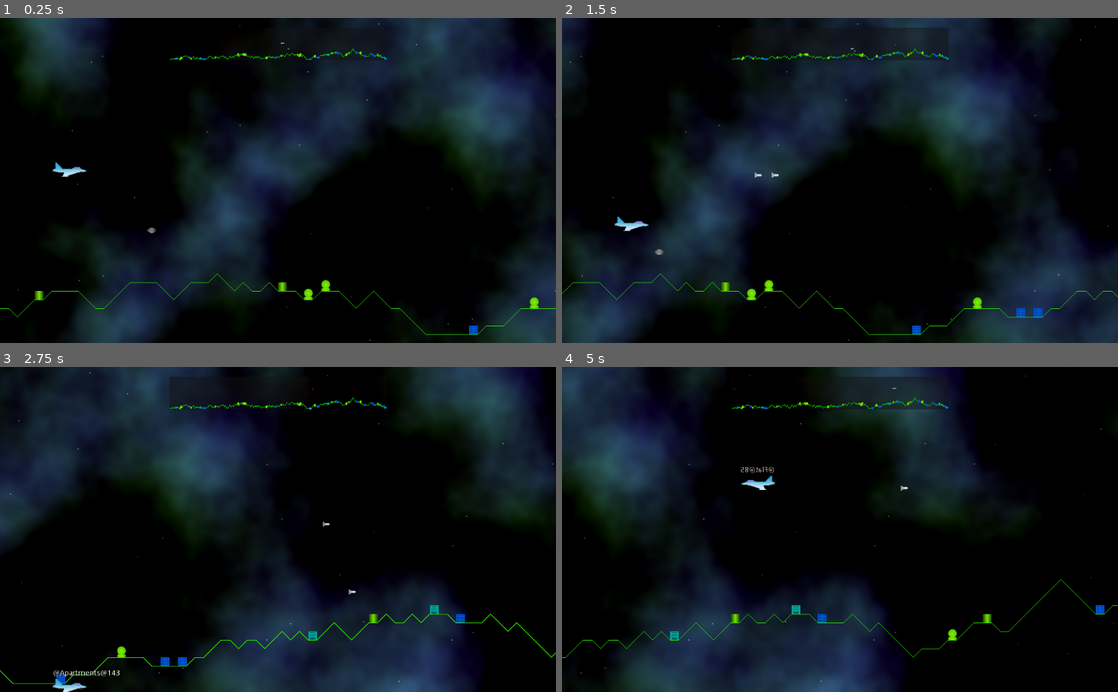
Above: before the commit, frames 1-4 (two rows, left to right).
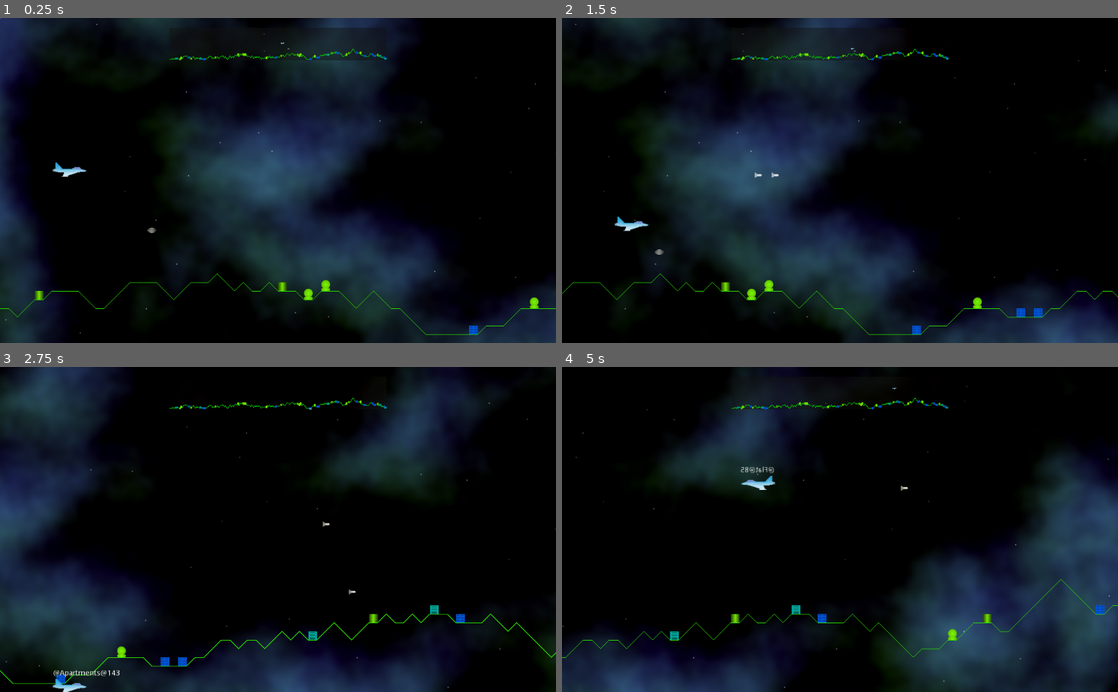
Above: after the commit, the same moments.

Repository: andrew-wilkes/godotia
Game: Godot game, scene res://scenes/Main.tscn
The game is run twice, just before and just after one commit, with the same random seed, the same clock (stepped at 60 frames per second) and the same inputs.
Inputs:
- Up to frame 1 (0.25 s): no input
- Up to frame 2 (1.5 s): tap Enter (ui_accept) at 0.5, 0.77 s; hold Right (ui_right) 0.53-1.28 s; hold Down (ui_down) from 1.28 s (still down)
- Up to frame 3 (2.75 s): tap Enter (ui_accept) at 1.52 s; release Down (ui_down) at 2.03 s; hold Right (ui_right) from 2.03 s (still down)
- Up to frame 4 (5 s): release Right (ui_right) at 2.78 s; hold Up (ui_up) 2.78-3.53 s; tap Enter (ui_accept) at 3.02, 3.77, 4.52 s; hold Left (ui_left) from 3.53 s (still down)

The runs differ from the first frame. In frame 1, 48% of the frame differs, in the area x 0-100%, y 0-100%; in frame 2, 45%; in frame 3, 48%; in frame 4, 57%.

Commit message:
Wrap sky at large float value to avoid seeing seam

Diff:
--- a/scenes/Main.gd
+++ b/scenes/Main.gd
@@ -3,6 +3,7 @@
 const THRUST = 500
 const MAX_SPEED = 500
 const TOP_LEVEL = 14
+const WRAPF_VALUE = 9999999
 
 enum { LEFT, RIGHT }
 
@@ -16,6 +17,7 @@
 var speed = 0
 var enemy_scene = preload("res://scenes/Enemy.tscn")
 var missile_scene = preload("res://scenes/Missile.tscn")
+var sky_pos : float = 0
 
 func _ready():
 	background = $ParallaxBackground
@@ -98,12 +100,13 @@
 
 func move_background(delta):
 	scroll_position += speed * delta
+	sky_pos = wrapf(sky_pos + speed * delta, -WRAPF_VALUE, WRAPF_VALUE)
 	if scroll_position > terrain.last_point.x:
 		scroll_position -= terrain.last_point.x
 	if scroll_position < 0:
 		scroll_position += terrain.last_point.x
 	background.scroll_offset.x = scroll_position
-	sky.set_offset(scroll_position)
+	sky.set_offset(sky_pos)
 
 
 func move_player_sideways(delta):
